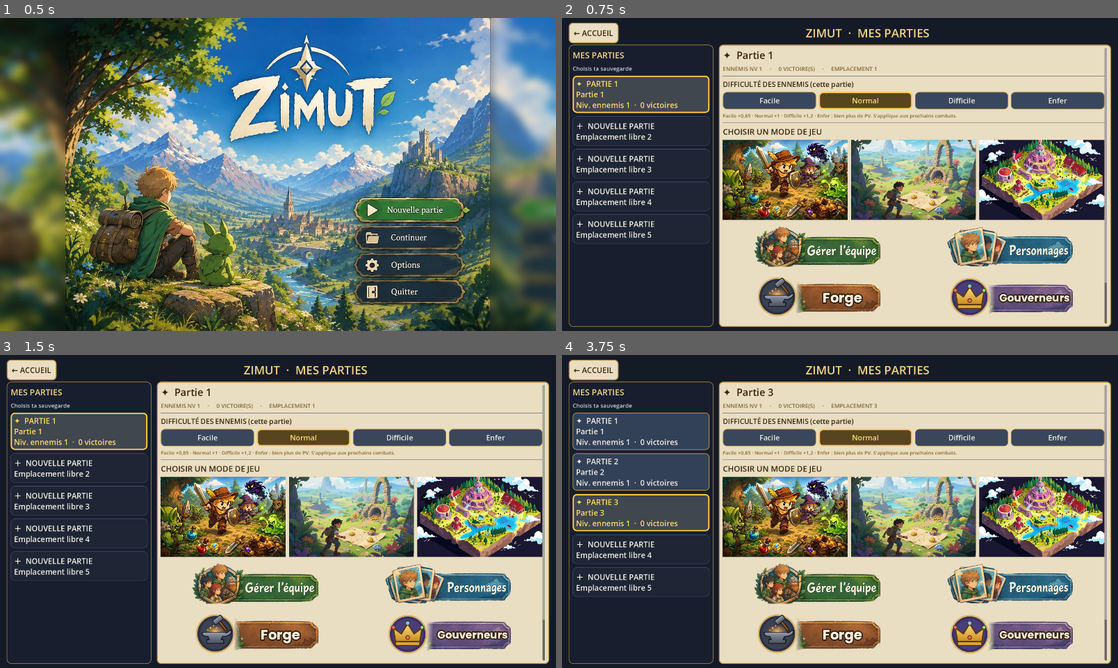
Above: before the commit, frames 1-4 (two rows, left to right).
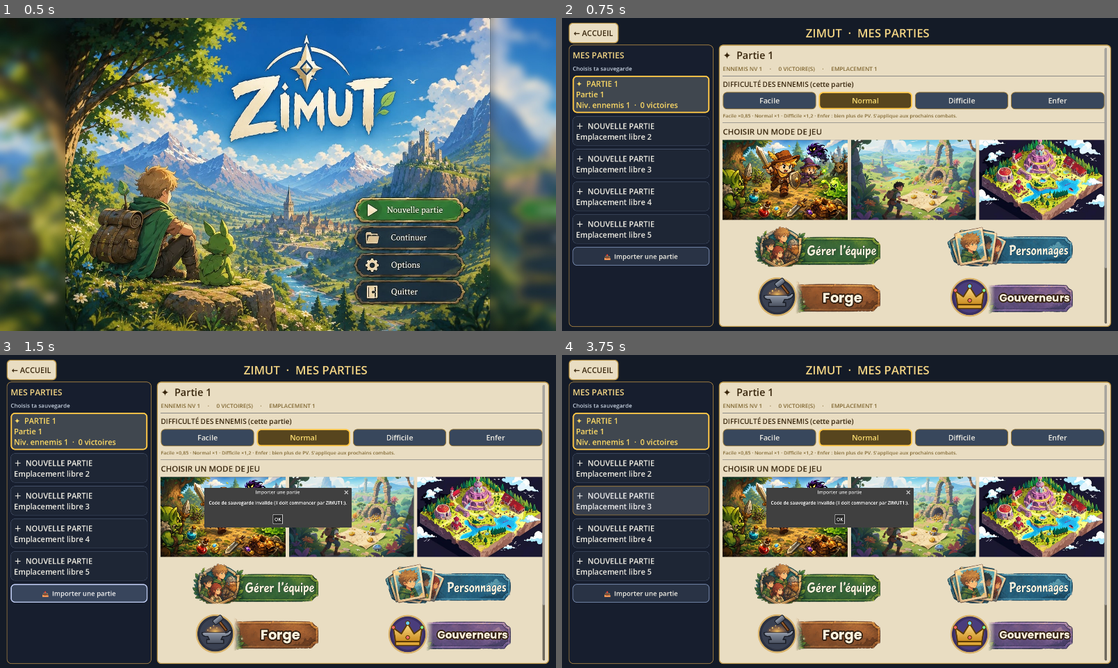
Above: after the commit, the same moments.

Repository: CharlieG42/Zimut
Game: Godot game, scene res://scenes/MainMenu.tscn
Same seed, same stepped clock (60 frames per second), same inputs: the game is played once before the commit and once after it.
Inputs (mouse positions are in pixels of both pictures, inside the frame that each line leads up to):
- Up to frame 1 (0.5 s): no input
- Up to frame 2 (0.75 s): click (973, 208) at 0.5 s
- Up to frame 3 (1.5 s): click (77, 592) at 1.25 s, where only the run after the commit has a clickable "📥 Importer une partie"
- Up to frame 4 (3.75 s): click "＋ NOUVELLE PARTIE Emplacement…" at 2 s; click (639, 467) at 2.75 s, where only the run after the commit has a clickable "＋ NOUVELLE PARTIE Emplacement…"; click "＋ NOUVELLE PARTIE Emplacement…" at 3.5 s

Frame 1 is identical in both runs. In frame 2, 0.3% of the frame differs, in the area x 1-98%, y 73-85%; in frame 3, 4.6%; in frame 4, 9.8%, in the area x 1-98%, y 10-85%.

Commit message:
APK plus léger (sources d'images non dupliquées, fichiers de dev exclus, musiques réencodées, grandes images en WebP) + export/import de partie par code
Co-Authored-By: Claude Opus 5.5 <noreply@anthropic.com>
Claude-Session: https://claude.ai/code/session_01TAibbYEMujBagH9941oXR3

Diff:
--- a/prototype/zimut/scripts/ProgressionManager.gd
+++ b/prototype/zimut/scripts/ProgressionManager.gd
@@ -696,6 +696,43 @@
 		if d.has(k):
 			d[k] = int(d[k])
 
+## ── Export / import d'une partie sous forme de code texte (V17) ─────────────
+## Le code se colle n'importe où (note, message, mail) pour garder ou transférer
+## sa partie : « ZIMUT1: » + base64 du JSON compressé (gzip).
+const EXPORT_PREFIX := "ZIMUT1:"
+
+func export_code(data: Dictionary) -> String:
+	var raw: PackedByteArray = JSON.stringify(data).to_utf8_buffer()
+	return EXPORT_PREFIX + Marshalls.raw_to_base64(raw.compress(FileAccess.COMPRESSION_GZIP))
+
+
+## Décode un code d'export ; {} si le texte n'est pas un code valide.
+func import_code(text: String) -> Dictionary:
+	var t: String = text.strip_edges().replace("\n", "").replace("\r", "").replace("\t", "").replace(" ", "")
+	var at: int = t.find(EXPORT_PREFIX)
+	if at < 0:
+		return {}
+	var packed: PackedByteArray = Marshalls.base64_to_raw(t.substr(at + EXPORT_PREFIX.length()))
+	if packed.is_empty():
+		return {}
+	var raw: PackedByteArray = packed.decompress_dynamic(64 * 1024 * 1024, FileAccess.COMPRESSION_GZIP)
+	var parsed: Variant = JSON.parse_string(raw.get_string_from_utf8())
+	if typeof(parsed) != TYPE_DICTIONARY or not (parsed as Dictionary).has("team"):
+		return {}
+	return parsed
+
+
+## Importe un code dans l'emplacement `slot` (écrase son contenu). "" si OK, sinon la raison.
+func import_save(slot: int, text: String) -> String:
+	var d: Dictionary = import_code(text)
+	if d.is_empty():
+		return "Code de sauvegarde invalide (il doit commencer par %s)." % EXPORT_PREFIX
+	d["slot"] = slot
+	_normalize_ints(d, ["level", "victories", "gold"])
+	ensure_roster(d)
+	return "" if write_save(slot, d) else "Écriture impossible."
+
+
 func write_save(slot: int, data: Dictionary) -> bool:
 	if slot < 0 or slot >= MAX_SAVES:
 		return false
--- a/prototype/zimut/scripts/SaveSlotsUI.gd
+++ b/prototype/zimut/scripts/SaveSlotsUI.gd
@@ -259,6 +259,17 @@
 		var slot_ref: int = slot
 		btn.pressed.connect(func() -> void: _on_slot_pressed(slot_ref))
 		_slots_box.add_child(btn)
+	# Importer une partie exportée (code copié dans le presse-papiers)
+	var imp := Button.new()
+	imp.text = "📥  Importer une partie"
+	imp.custom_minimum_size = Vector2(0, 56)
+	imp.add_theme_font_size_override("font_size", _ui_font(17))
+	imp.add_theme_color_override("font_color", Color(0.95, 0.94, 0.90))
+	imp.add_theme_stylebox_override("normal", _flat_bg(Color(0.16, 0.20, 0.27), Color(0.45, 0.52, 0.66), 2))
+	imp.add_theme_stylebox_override("hover", _flat_bg(Color(0.22, 0.27, 0.36), Color(0.75, 0.80, 0.95), 3))
+	imp.tooltip_text = "Copiez d'abord un code « ZIMUT1:… » (bouton Exporter), puis touchez ici : la partie va dans le premier emplacement libre."
+	imp.pressed.connect(_on_import_pressed)
+	_slots_box.add_child(imp)
 
 	if _current_slot >= 0 and ProgressionManager.save_exists(_current_slot):
 		_show_detail(ProgressionManager.load_save(_current_slot), _current_slot)
@@ -480,6 +491,48 @@
 		c.size_flags_horizontal = Control.SIZE_EXPAND_FILL
 		edit_row.add_child(c)
 	_detail_box.add_child(edit_row)
+
+	# Sauvegarde exportable : code texte copié dans le presse-papiers
+	var exp_row := HBoxContainer.new()
+	exp_row.add_theme_constant_override("separation", 12)
+	_detail_box.add_child(exp_row)
+	var exp_btn := Button.new()
+	exp_btn.text = "📋  Exporter la partie (copier le code)"
+	exp_btn.custom_minimum_size = Vector2(0, 58)
+	exp_btn.size_flags_horizontal = Control.SIZE_EXPAND_FILL
+	exp_btn.add_theme_font_size_override("font_size", _ui_font(18))
+	exp_btn.add_theme_color_override("font_color", COL_TXT)
+	exp_btn.add_theme_stylebox_override("normal", _flat_bg(Color(0.86, 0.80, 0.64), Color(0.62, 0.48, 0.22), 2))
+	exp_btn.add_theme_stylebox_override("hover", _flat_bg(Color(0.95, 0.90, 0.75), Color(0.62, 0.48, 0.22), 3))
+	exp_btn.tooltip_text = "Copie un code contenant toute la partie : collez-le dans une note ou un message pour la garder ou la transférer sur un autre appareil (bouton « Importer une partie »)."
+	exp_btn.pressed.connect(func() -> void:
+		DisplayServer.clipboard_set(ProgressionManager.export_code(_current))
+		exp_btn.text = "✓  Code copié ! Collez-le dans une note pour le garder")
+	exp_row.add_child(exp_btn)
+
+## Importe le code du presse-papiers dans le premier emplacement libre.
+func _on_import_pressed() -> void:
+	var free_slot: int = -1
+	for i: int in range(ProgressionManager.MAX_SAVES):
+		if not ProgressionManager.save_exists(i):
+			free_slot = i
+			break
+	var msg: String = ""
+	if free_slot < 0:
+		msg = "Aucun emplacement libre : supprimez d'abord une partie."
+	else:
+		var err: String = ProgressionManager.import_save(free_slot, DisplayServer.clipboard_get())
+		msg = err if err != "" else "Partie importée dans l'emplacement %d." % (free_slot + 1)
+		if err == "":
+			_current = ProgressionManager.load_save(free_slot)
+			_current_slot = free_slot
+			refresh()
+	var dlg := AcceptDialog.new()
+	dlg.dialog_text = msg
+	dlg.title = "Importer une partie"
+	_root.add_child(dlg)
+	dlg.popup_centered()
+
 
 func _launch_campaign_mode(mode: String, scene_path: String, slot: int) -> void:
 	if _current.is_empty() or slot < 0:
--- /dev/null
+++ b/prototype/zimut/tests/test_save_export.gd
@@ -0,0 +1,26 @@
+extends SceneTree
+## Export / import d'une partie par code texte.
+var fails := 0
+func ck(c: bool, m: String) -> void:
+	print(("  ok  " if c else "  ÉCHEC  ") + m)
+	if not c: fails += 1
+func _init() -> void:
+	_run.call_deferred()
+func _run() -> void:
+	var pm: Node = root.get_node("ProgressionManager")
+	var d: Dictionary = pm.new_game(3, "Exportée")
+	pm.rebuild_team(d, ["Tank", "Mage", "Heal"])
+	d["gold"] = 1234
+	d["victories"] = 7
+	var code: String = pm.export_code(d)
+	ck(code.begins_with("ZIMUT1:") and code.length() < 200000, "code généré (%d caractères)" % code.length())
+	ck(pm.import_code("n'importe quoi").is_empty(), "texte invalide refusé")
+	ck(pm.import_save(4, code) == "", "import dans l'emplacement 5")
+	var l: Dictionary = pm.load_save(4)
+	ck(String(l.get("name", "")) == "Exportée" and int(l["gold"]) == 1234 and int(l["victories"]) == 7, "contenu identique")
+	ck(int(l.get("slot", -1)) == 4, "emplacement mis à jour")
+	ck(pm.import_save(4, "  \n" + code + "\n ") == "", "espaces/retours ignorés")
+	pm.delete_save(4)
+	pm.delete_save(3)
+	print("ÉCHECS : %d" % fails)
+	quit(1 if fails > 0 else 0)
Not shown, changed: prototype/zimut/assets/accueil.jpg.import
Not shown, changed: prototype/zimut/assets/accueil_1920.jpg.import
Not shown, changed: prototype/zimut/assets/ui/conquest/conquest_world_map.png.import
Not shown, changed: prototype/zimut/assets/ui/modes/mode_aventure.png.import
Not shown, changed: prototype/zimut/assets/ui/modes/mode_conquete.png.import
Not shown, changed: prototype/zimut/assets/ui/modes/mode_tactique.png.import
Not shown, changed: prototype/zimut/export_presets.cfg
Not shown, added: prototype/zimut/tests/shot_textsize.gd.uid
Not shown, added: prototype/zimut/tests/sim_balance.gd.uid
Not shown, changed: prototype/zimut/assets/audio/desert_1.ogg
Not shown, changed: prototype/zimut/assets/audio/forest_1.ogg
Not shown, changed: prototype/zimut/assets/audio/forest_2.ogg
(and 4 more such lines)
